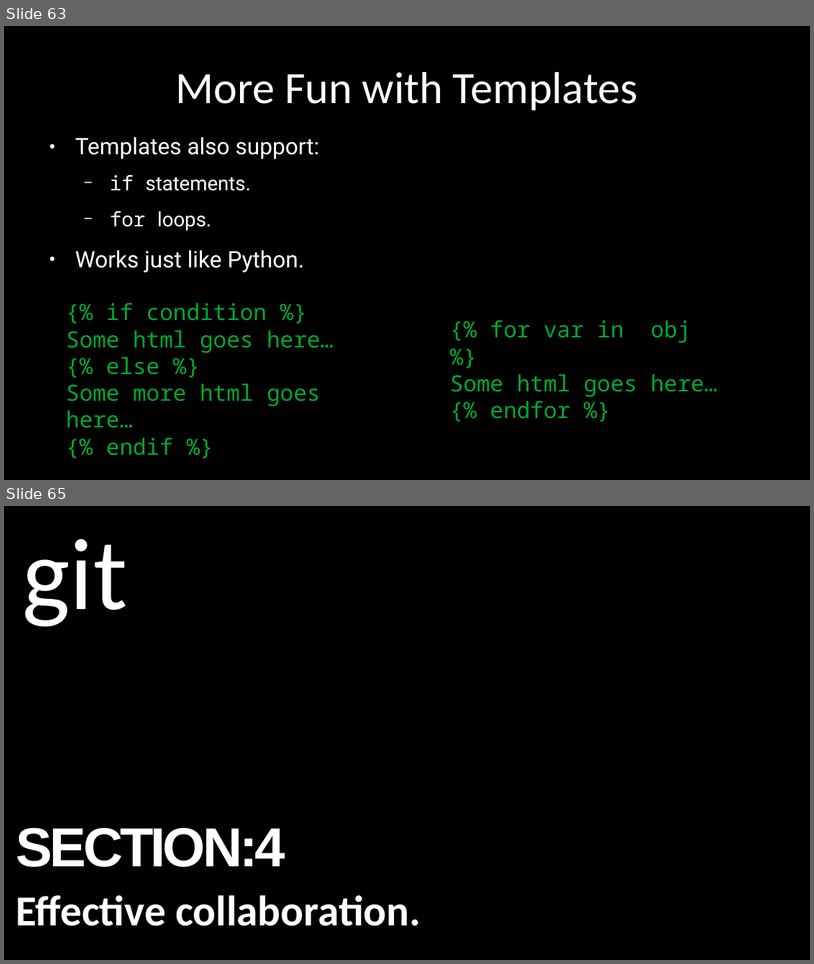
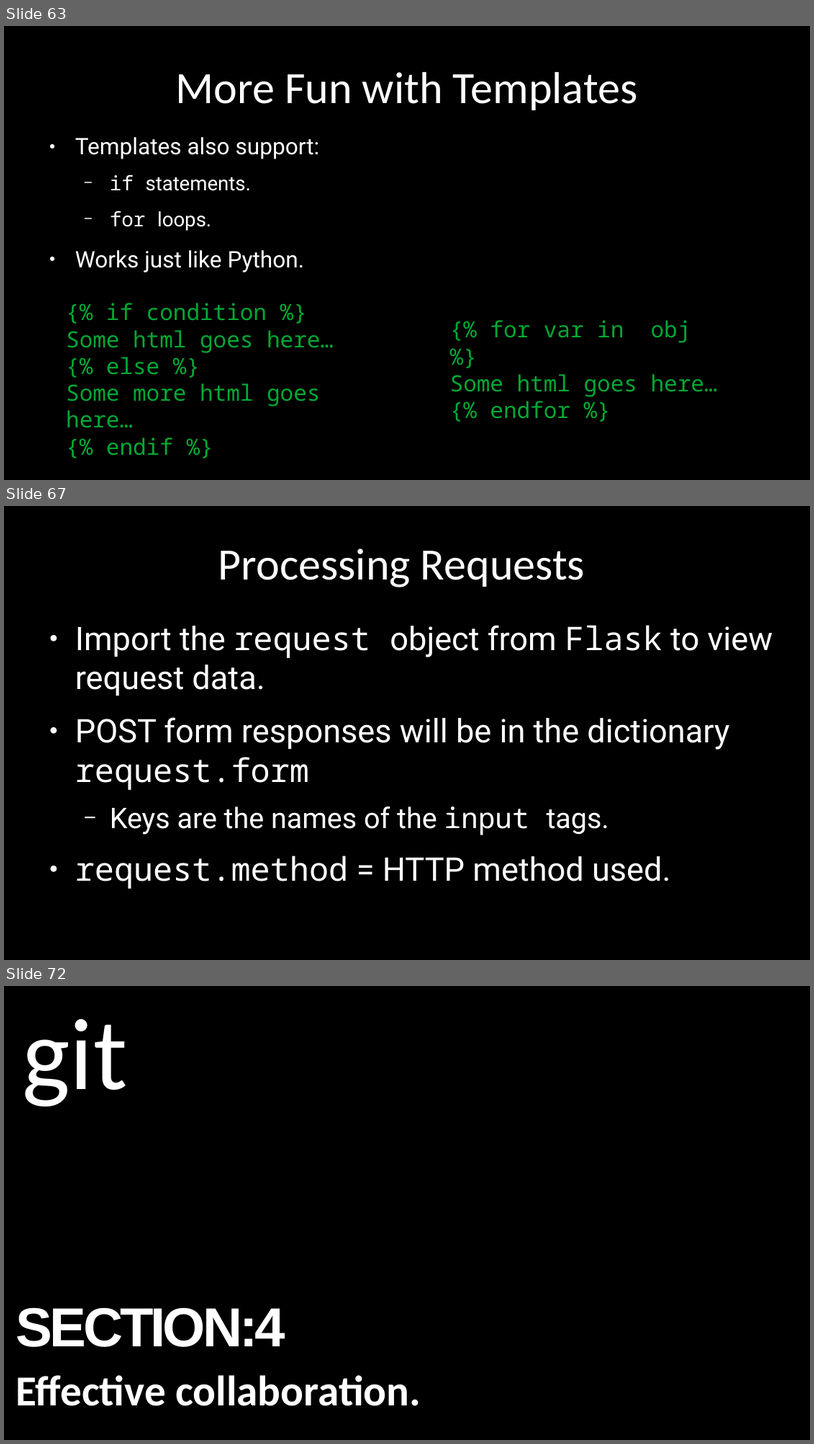
Before and after one commit to alexacallmebaka/htmlflasksql, a slide deck: slides/deck.odp. Shown one above the other, each under a label of ours: slides 63 and 65 before the commit, slides 63, 67 and 72 after it; the slides between them are not shown. The pictures are 814x964 and 814x1444 pixels, drawn with LibreOffice and Linux fonts; fonts in the diff are those of the drawing. Boxes give left, top, right and bottom in pixels: in the first picture for what was removed or moved away, otherwise in the second. Text is boxed around its words. In the diff, an @@ line names an element or a change of style, - is before the commit and + after.

```diff
--- a/slides/deck.odp
+++ b/slides/deck.odp
@@ slide 67 added at [4,506,810,960], background #000000 @@
@@ title added at [219,548,585,587], 44 pt, text #FFFFFF @@
+Processing Requests
@@ text added at [75,625,774,888], 32 pt, text #FFFFFF @@
+● Import the request object from Flask to view request data.
+● POST form responses will be in the dictionary request.form
+  − Keys are the names of the input tags.
+● request.method = HTTP method used.
@@ what was slide 65 is now slide 72 @@
```
Also in this commit, not shown: 4 slides changed, 18 other slides added, 3 slides removed, 1 other file.
